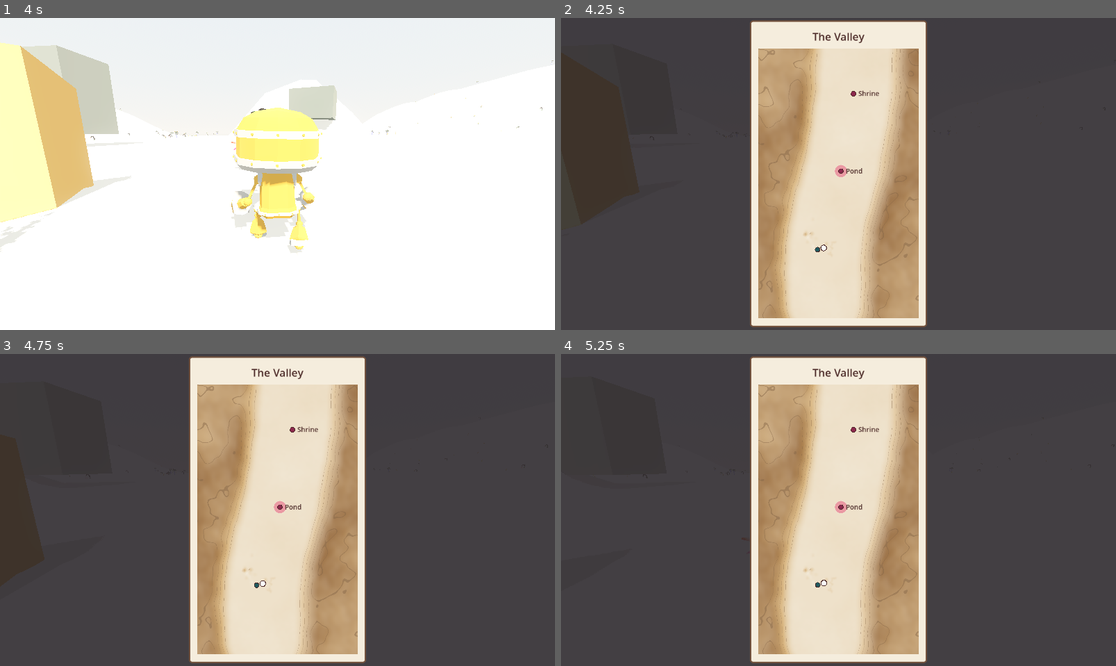
Above: before the commit, frames 1-4 (two rows, left to right).
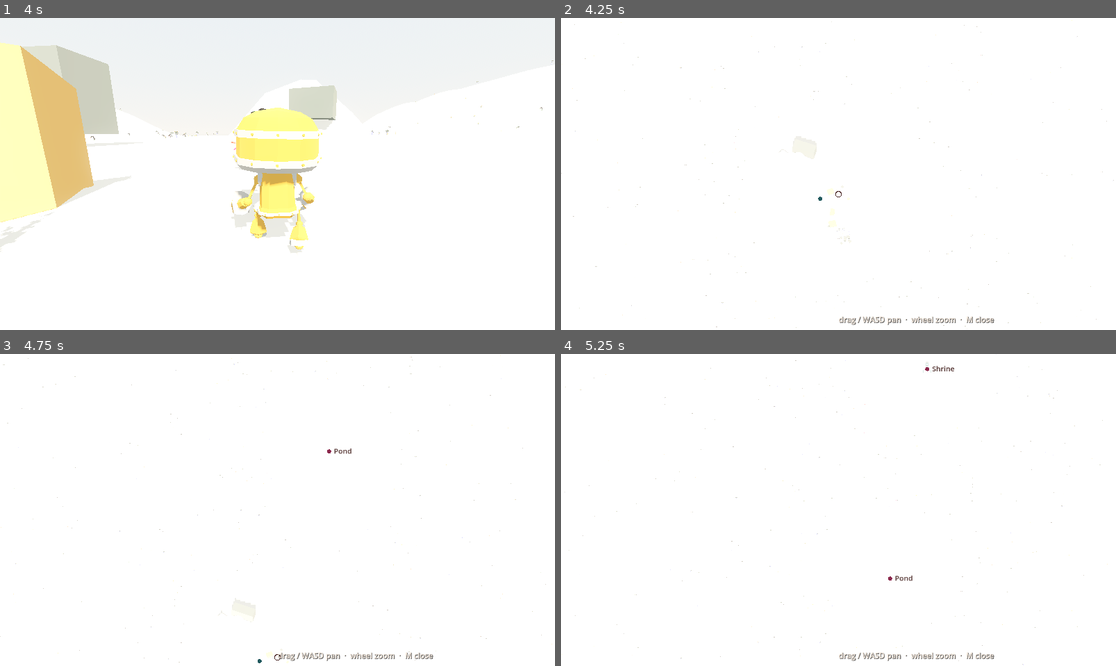
Above: after the commit, the same moments.

Repository: nicco-b/valley
Game: Godot game, scene res://game/world/valley.tscn
Same seed, same stepped clock (60 frames per second), same inputs: the game is played once before the commit and once after it.
Inputs (mouse positions are in pixels of both pictures, inside the frame that each line leads up to):
- Up to frame 1 (4 s): tap Enter at 0.5 s; move the mouse to (305, 174) at 0.52 s; hold W (move_forward) from 0.53 s (still down); tap C (sit) at 0.6, 1.55, 2.3, 3.05, 3.8 s; click (305, 174) at 0.67 s; tap Space (jump) at 0.77, 1.52, 3.02, 3.77 s; move the mouse to (249, 174) at 1.27 s; tap ] (brush_bigger) at 1.35 s; click (249, 174) at 1.42 s; move the mouse to (288, 167) at 2.02 s; hold [ (brush_smaller) 2.03-2.78 s; click (288, 167) at 2.17 s; move the mouse to (271, 180) at 2.77 s; tap Tab (god_tool) at 2.85 s; click (271, 180) at 2.92 s; move the mouse to (316, 177) at 3.52 s; hold Z (god_undo) from 3.53 s (still down); click (316, 177) at 3.67 s
- Up to frame 2 (4.25 s): keep holding W (move_forward); keep holding Z (god_undo); tap M (map) at 4.15 s
- Up to frame 3 (4.75 s): keep holding W (move_forward); move the mouse to (233, 506) at 4.27 s; release Z (god_undo) at 4.28 s; tap C (sit) at 4.35 s; click (233, 506) at 4.42 s; tap Space (jump) at 4.52 s
- Up to frame 4 (5.25 s): keep holding W (move_forward); move the mouse to (844, 510) at 5.02 s; hold Shift (sprint) from 5.03 s (still down); click (844, 510) at 5.17 s

Frame 1 is identical in both runs. In frame 2, 100% of the frame differs, in the area x 0-100%, y 0-100%; in frame 3, 100%; in frame 4, 100%.

Commit message:
Map v2: Skyrim-style live world camera
M now opens a tilted orthographic camera over the actual world — real
terrain, flora, and landmarks — with drag/WASD pan and wheel zoom.
Streaming follows the map focus with a widened radius so terrain exists
wherever you look. Screen-space marker overlay (labels, player, NPC).
Player is frozen while the map is open; parchment render retired.

Co-Authored-By: Claude Fable 5 <noreply@anthropic.com>

Diff:
--- a/game/ui/map_screen.gd
+++ b/game/ui/map_screen.gd
@@ -1,145 +1,133 @@
 extends CanvasLayer
-## The map (autoload). M toggles. Rendered from Terrain.height over the
-## valley area — the functional map that her illustrated map will one day
-## be traced from. Re-renders after god-mode terrain edits.
+## The map (autoload). Skyrim-style: M opens a live orthographic camera
+## over the actual world. Drag or WASD to pan, wheel to zoom. The
+## streamer follows the map focus (with a widened radius) so terrain
+## and content exist wherever you look.
 
-const WORLD := Rect2(-260, -800, 640, 1080)  # world-space area shown (x, z)
-const IMG_W := 480
-const IMG_H := 810
-const DISPLAY_H := 560.0
+const MARKS := [["Shrine", Vector2(120, -620)], ["Pond", Vector2(70, -310)]]
+const COLOR_INK := Color(0.30, 0.17, 0.16)
+const PITCH := -1.134  # ~65 degrees down
+const CAM_DISTANCE := 400.0
 
-const COLOR_FLOOR := Color(0.945, 0.905, 0.83)
-const COLOR_MID := Color(0.875, 0.76, 0.585)
-const COLOR_HIGH := Color(0.62, 0.46, 0.30)
-const COLOR_WATER := Color(0.92, 0.60, 0.64)
-const COLOR_CONTOUR := Color(0.52, 0.40, 0.28)
-const COLOR_INK := Color(0.30, 0.17, 0.16)
-const MARKS := [["Shrine", Vector2(120, -620)], ["Pond", Vector2(70, -310)]]
+var active := false
 
-var _dirty := true
-var _map_rect: TextureRect
+var _cam: Camera3D
 var _markers: Control
+var _hint: Label
+var _focus := Vector3.ZERO
+var _ortho := 420.0
 
 
 func _ready() -> void:
 	layer = 10
 	visible = false
-
-	var bg := ColorRect.new()
-	bg.color = Color(0.10, 0.08, 0.10, 0.82)
-	bg.set_anchors_preset(Control.PRESET_FULL_RECT)
-	add_child(bg)
-
-	var center := CenterContainer.new()
-	center.set_anchors_preset(Control.PRESET_FULL_RECT)
-	add_child(center)
-
-	var panel := PanelContainer.new()
-	var style := StyleBoxFlat.new()
-	style.bg_color = Color(0.96, 0.93, 0.865)
-	style.border_color = Color(0.45, 0.32, 0.24)
-	style.set_border_width_all(3)
-	style.set_corner_radius_all(6)
-	style.set_content_margin_all(18)
-	panel.add_theme_stylebox_override("panel", style)
-	center.add_child(panel)
-
-	var vbox := VBoxContainer.new()
-	vbox.add_theme_constant_override("separation", 10)
-	panel.add_child(vbox)
-
-	var title := Label.new()
-	title.text = "The Valley"
-	title.horizontal_alignment = HORIZONTAL_ALIGNMENT_CENTER
-	title.add_theme_color_override("font_color", COLOR_INK)
-	title.add_theme_font_size_override("font_size", 22)
-	vbox.add_child(title)
-
-	_map_rect = TextureRect.new()
-	_map_rect.custom_minimum_size = Vector2(DISPLAY_H * IMG_W / IMG_H, DISPLAY_H)
-	_map_rect.expand_mode = TextureRect.EXPAND_IGNORE_SIZE
-	_map_rect.stretch_mode = TextureRect.STRETCH_SCALE
-	vbox.add_child(_map_rect)
-
 	_markers = Control.new()
 	_markers.set_anchors_preset(Control.PRESET_FULL_RECT)
-	_map_rect.add_child(_markers)
 	_markers.draw.connect(_draw_markers)
+	add_child(_markers)
+	_hint = Label.new()
+	_hint.text = "drag / WASD pan  ·  wheel zoom  ·  M close"
+	_hint.set_anchors_preset(Control.PRESET_CENTER_BOTTOM)
+	_hint.position.y -= 34.0
+	_hint.add_theme_color_override("font_color", Color(1, 0.95, 0.9))
+	_hint.add_theme_color_override("font_shadow_color", Color(0, 0, 0, 0.7))
+	_hint.add_theme_constant_override("shadow_offset_y", 1)
+	add_child(_hint)
 
-	Terrain.edited.connect(func(_r: Rect2) -> void: _dirty = true)
+
+func focus_position() -> Vector3:
+	return _focus
 
 
 func _unhandled_input(event: InputEvent) -> void:
-	if event.is_action_pressed("map"):
-		visible = not visible
-		if visible and _dirty:
-			_render()
+	if event.is_action_pressed("map") and not GodMode.active:
+		if active:
+			_close()
+		else:
+			_open()
+		return
+	if not active:
+		return
+	if event is InputEventMouseButton and event.pressed:
+		if event.button_index == MOUSE_BUTTON_WHEEL_UP:
+			_ortho = clampf(_ortho * 0.85, 130.0, 1100.0)
+		elif event.button_index == MOUSE_BUTTON_WHEEL_DOWN:
+			_ortho = clampf(_ortho / 0.85, 130.0, 1100.0)
+	elif event is InputEventMouseMotion and event.button_mask & MOUSE_BUTTON_MASK_LEFT:
+		var scale := _ortho / get_viewport().get_visible_rect().size.y
+		_focus.x -= event.relative.x * scale
+		_focus.z -= event.relative.y * scale
 
 
-func _process(_delta: float) -> void:
-	if visible:
-		_markers.queue_redraw()
+func _process(delta: float) -> void:
+	if not active:
+		return
+	var pan := Input.get_vector("move_left", "move_right", "move_forward", "move_back")
+	_focus.x += pan.x * _ortho * 0.9 * delta
+	_focus.z += pan.y * _ortho * 0.9 * delta
+	_cam.size = lerpf(_cam.size, _ortho, 1.0 - exp(-10.0 * delta))
+	_cam.global_position = _focus + Vector3(0.0, 0.906, 0.423) * CAM_DISTANCE
+	_markers.queue_redraw()
 
 
-func _is_water(wx: float, wz: float, h: float) -> bool:
-	if h > -0.95:
-		return false
-	for b in Terrain.BASINS:
-		if Vector2(wx - b[0], wz - b[1]).length() < b[2]:
-			return true
-	return false
+func _open() -> void:
+	active = true
+	visible = true
+	var player := get_tree().get_first_node_in_group("player")
+	_focus = Vector3(player.global_position.x, 0.0, player.global_position.z)
+	if _cam == null:
+		_cam = Camera3D.new()
+		_cam.projection = Camera3D.PROJECTION_ORTHOGONAL
+		_cam.rotation.x = PITCH
+		_cam.size = _ortho
+		_cam.far = 2500.0
+		add_child(_cam)
+	_cam.current = true
+	player.set_physics_process(false)
+	player.set_process_unhandled_input(false)
+	var streamer := get_tree().get_first_node_in_group("world_streamer")
+	if streamer:
+		streamer.load_radius = 4
+	Input.mouse_mode = Input.MOUSE_MODE_VISIBLE
 
 
-func _render() -> void:
-	var img := Image.create(IMG_W, IMG_H, false, Image.FORMAT_RGB8)
-	for py in IMG_H:
-		var wz := WORLD.position.y + (py + 0.5) / float(IMG_H) * WORLD.size.y
-		for px in IMG_W:
-			var wx := WORLD.position.x + (px + 0.5) / float(IMG_W) * WORLD.size.x
-			var h: float = Terrain.height(wx, wz)
-			var col: Color
-			if _is_water(wx, wz, h):
-				col = COLOR_WATER
-			else:
-				var t := clampf((h + 3.0) / 58.0, 0.0, 1.0)
-				if t < 0.35:
-					col = COLOR_FLOOR.lerp(COLOR_MID, t / 0.35)
-				else:
-					col = COLOR_MID.lerp(COLOR_HIGH, (t - 0.35) / 0.65)
-				# Hillshade lit from the west.
-				var west: float = Terrain.height(wx - 5.0, wz)
-				col = col.lightened(clampf((h - west) * 0.05, -0.18, 0.18))
-				# Contour lines every 10m above the floor.
-				if h > 4.0 and fposmod(h, 10.0) < 0.5:
-					col = col.lerp(COLOR_CONTOUR, 0.45)
-			img.set_pixel(px, py, col)
-	_map_rect.texture = ImageTexture.create_from_image(img)
-	_dirty = false
-
-
-func _map_point(world_xz: Vector2) -> Vector2:
-	var size := _map_rect.size
-	return Vector2(
-		(world_xz.x - WORLD.position.x) / WORLD.size.x * size.x,
-		(world_xz.y - WORLD.position.y) / WORLD.size.y * size.y
-	)
+func _close() -> void:
+	active = false
+	visible = false
+	var player := get_tree().get_first_node_in_group("player")
+	player.set_physics_process(true)
+	player.set_process_unhandled_input(true)
+	(player.get_node("CameraRig/SpringArm3D/Camera3D") as Camera3D).current = true
+	var streamer := get_tree().get_first_node_in_group("world_streamer")
+	if streamer:
+		streamer.load_radius = 2
+	Input.mouse_mode = Input.MOUSE_MODE_CAPTURED
 
 
 func _draw_markers() -> void:
+	if _cam == null:
+		return
 	var font := _markers.get_theme_default_font()
 	for m in MARKS:
-		var p: Vector2 = _map_point(m[1])
+		var world := Vector3(m[1].x, Terrain.height(m[1].x, m[1].y) + 2.0, m[1].y)
+		var p := _cam.unproject_position(world)
 		_markers.draw_circle(p, 5.0, Color(0.55, 0.16, 0.30))
-		_markers.draw_circle(p, 5.0, COLOR_INK, false, 1.2)
-		_markers.draw_string(font, p + Vector2(10, 5), m[0],
-				HORIZONTAL_ALIGNMENT_LEFT, -1, 14, COLOR_INK)
-	var npc := _markers.get_tree().get_first_node_in_group("npc")
+		_markers.draw_circle(p, 5.0, Color.WHITE, false, 1.5)
+		_draw_label(font, p + Vector2(10, 5), m[0])
+	var npc := get_tree().get_first_node_in_group("npc")
 	if npc:
-		var p := _map_point(Vector2(npc.global_position.x, npc.global_position.z))
+		var p := _cam.unproject_position(npc.global_position + Vector3.UP * 2.0)
 		_markers.draw_circle(p, 5.0, Color(0.13, 0.35, 0.37))
-		_markers.draw_circle(p, 5.0, COLOR_INK, false, 1.2)
-	var player := _markers.get_tree().get_first_node_in_group("player")
+		_markers.draw_circle(p, 5.0, Color.WHITE, false, 1.5)
+	var player := get_tree().get_first_node_in_group("player")
 	if player:
-		var p := _map_point(Vector2(player.global_position.x, player.global_position.z))
+		var p := _cam.unproject_position(player.global_position + Vector3.UP * 2.0)
 		_markers.draw_circle(p, 6.0, Color.WHITE)
 		_markers.draw_circle(p, 6.0, COLOR_INK, false, 1.5)
+
+
+func _draw_label(font: Font, pos: Vector2, text: String) -> void:
+	_markers.draw_string(font, pos + Vector2(1, 1), text,
+			HORIZONTAL_ALIGNMENT_LEFT, -1, 15, Color(1, 1, 1, 0.85))
+	_markers.draw_string(font, pos, text,
+			HORIZONTAL_ALIGNMENT_LEFT, -1, 15, COLOR_INK)
--- a/game/world/world_streamer.gd
+++ b/game/world/world_streamer.gd
@@ -6,10 +6,10 @@
 ## thread-loaded on top as the player approaches.
 
 const CELL_SIZE := 128.0
-const LOAD_RADIUS := 2  # Chebyshev radius of cells kept loaded
-const UNLOAD_RADIUS := 3  # hysteresis so border cells don't thrash
 const CELLS_DIR := "res://game/world/cells"
 const TERRAIN_RES := 33  # vertices per cell side (4m grid)
+
+var load_radius := 2  # Chebyshev radius of cells kept loaded (map widens this)
 
 var _authored: Dictionary = {}  # Vector2i -> scene path
 var _terrain: Dictionary = {}  # Vector2i -> terrain node
@@ -99,15 +99,19 @@
 
 
 func _player_cell() -> Vector2i:
-	# Streaming follows the god camera when god mode is flying.
-	var p := GodMode.cam_position() if GodMode.active else _player.global_position
+	# Streaming follows the god camera or map focus when either is active.
+	var p := _player.global_position
+	if GodMode.active:
+		p = GodMode.cam_position()
+	elif MapScreen.active:
+		p = MapScreen.focus_position()
 	return Vector2i(roundi(p.x / CELL_SIZE), roundi(p.z / CELL_SIZE))
 
 
 func _update_cells(sync: bool) -> void:
 	var center := _player_cell()
-	for dy in range(-LOAD_RADIUS, LOAD_RADIUS + 1):
-		for dx in range(-LOAD_RADIUS, LOAD_RADIUS + 1):
+	for dy in range(-load_radius, load_radius + 1):
+		for dx in range(-load_radius, load_radius + 1):
 			var c := center + Vector2i(dx, dy)
 			if not _terrain.has(c):
 				_add_terrain(c)
@@ -119,16 +123,17 @@
 				else:
 					ResourceLoader.load_threaded_request(_authored[c])
 					_pending[c] = _authored[c]
+	var unload_radius := load_radius + 1
 	for c in _terrain.keys():
-		if _chebyshev(c - center) > UNLOAD_RADIUS:
+		if _chebyshev(c - center) > unload_radius:
 			_terrain[c].queue_free()
 			_terrain.erase(c)
 	for c in _content.keys():
-		if _chebyshev(c - center) > UNLOAD_RADIUS:
+		if _chebyshev(c - center) > unload_radius:
 			_content[c].queue_free()
 			_content.erase(c)
 	for c in _records.keys():
-		if _chebyshev(c - center) > UNLOAD_RADIUS:
+		if _chebyshev(c - center) > unload_radius:
 			_records[c].queue_free()
 			_records.erase(c)
 
